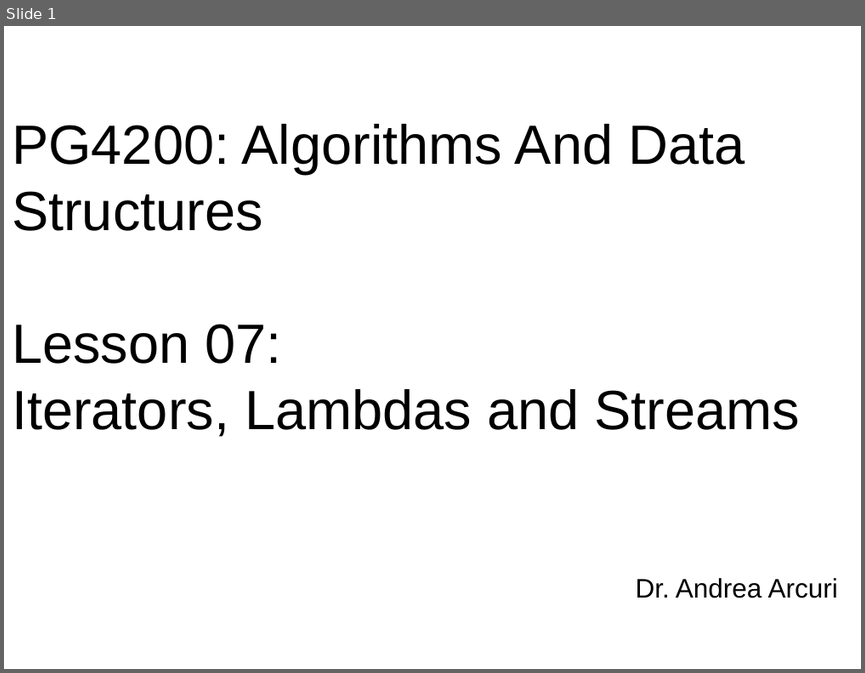
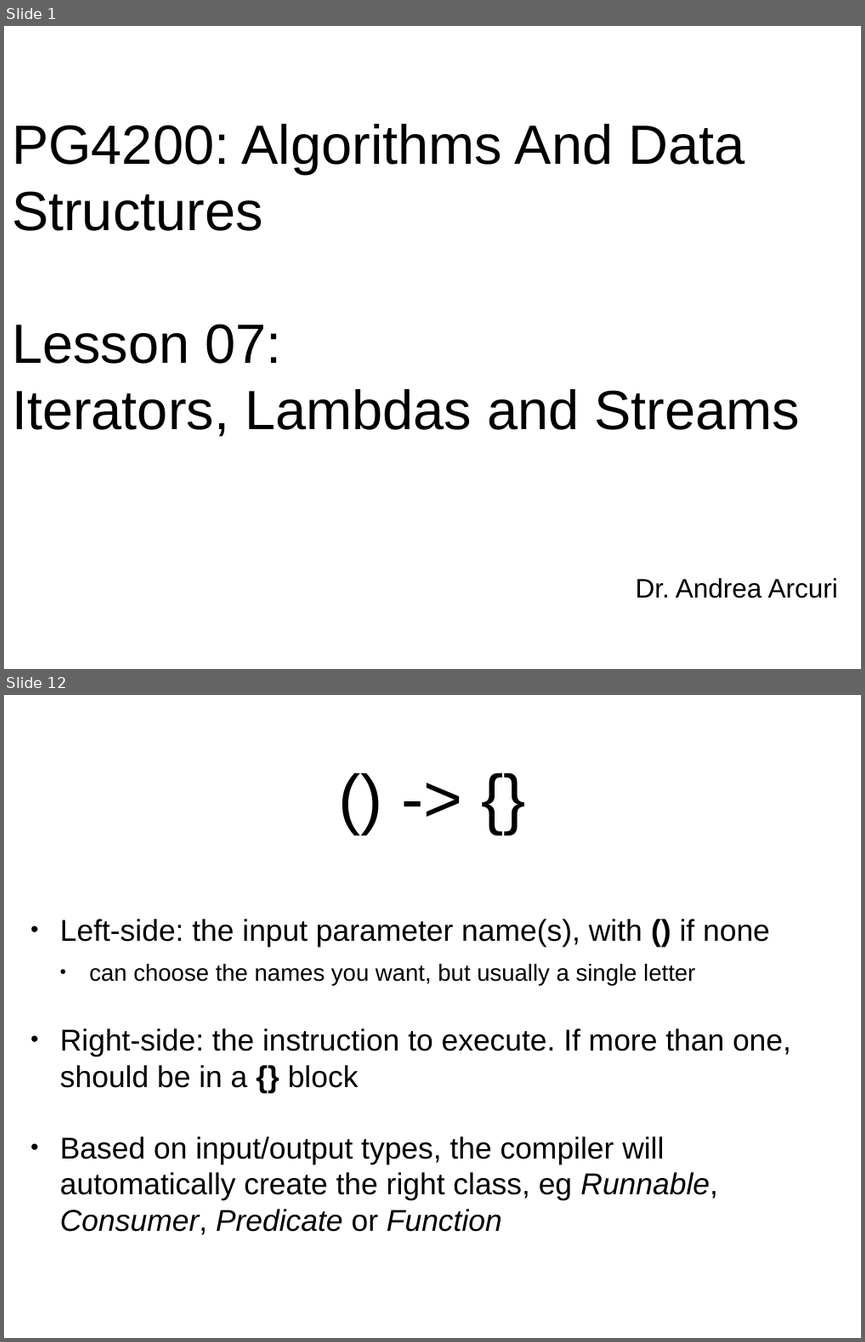
Before and after one commit to arcuri82/algorithms, a slide deck: docs/slides/07/07_streams.pptx. Shown one above the other, each under a label of ours: slide 1 before the commit, slides 1 and 12 after it; the slides between them are not shown. The pictures are 865x673 and 865x1342 pixels, drawn with LibreOffice and Linux fonts; fonts in the diff are those of the drawing. Boxes give left, top, right and bottom in pixels: in the first picture for what was removed or moved away, otherwise in the second. Text is boxed around its words. In the diff, an @@ line names an element or a change of style, - is before the commit and + after.

```diff
--- a/docs/slides/07/07_streams.pptx
+++ b/docs/slides/07/07_streams.pptx
@@ slide 12 added at (4, 695, 861, 1338), background #FFFFFF @@
@@ title added at (67, 725, 798, 867), 80 pt, text #000000 @@
+() -> {}
@@ text added at (60, 919, 791, 1235), 36 pt, text #000000 @@
+• Left-side: the input parameter name(s), with () if none
+  • can choose the names you want, but usually a single letter
+• Right-side: the instruction to execute. If more than one, should be in a {} block
+• Based on input/output types, the compiler will automatically create the right class, eg Runnable, Consumer, Predicate or Function
```
Also in this commit, not shown: 22 other slides added, 1 other file.
